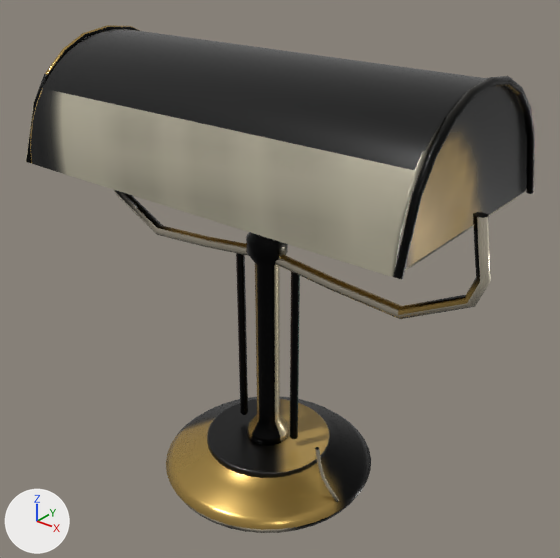
Before and after pictures for a commit that changed the glTF model game/offices/assets/crafted/lamp-06.gltf.
Before and after are seen from a 50 mm lens placed at (0.507, -0.611, 0.653), pointed at (0.01, 0.011, 0.267). The lights are fixed; the arrows at lower left show +X, +Y and +Z. The picture after the commit comes second. Vertices at exactly the same position are counted once.

The first picture shows 'lamp-06'.
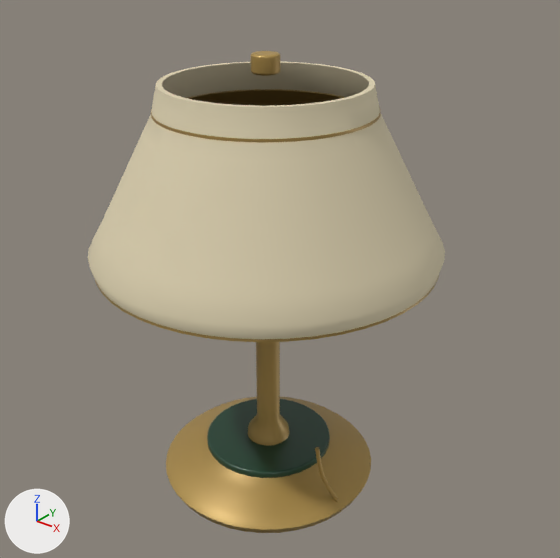
Where the change shows, as pixel boxes [x1, y1, x2, y2] in the pictures (560 x 558 px):
```json
{"object": "lamp-06", "change": "surface changed, reshaped", "before": [25, 25, 535, 533], "after": [88, 51, 445, 533], "on screen": "30% narrower"}
{"part": 1, "of": "me_turned_profile_023", "change": "rebuilt", "before": [30, 29, 527, 276], "after": [88, 62, 445, 339], "on screen": "28% narrower, 12% taller"}
{"part": 2, "of": "me_turned_profile_023", "change": "added", "after": [95, 275, 439, 342], "on screen": "mostly hidden"}
{"part": 3, "of": "me_turned_profile_023", "change": "added", "after": [151, 89, 381, 143]}
{"part": 4, "of": "me_turned_profile_023", "change": "added", "after": [251, 51, 280, 76], "on screen": "brown"}
{"part": 5, "of": "me_turned_profile_023", "change": "deleted", "before": [25, 25, 535, 439]}
{"part": 6, "of": "me_turned_profile_023", "change": "surface changed", "before": [166, 232, 371, 533], "after": [166, 342, 371, 533]}
```

The change, as JSON lines over the scene's bpy script:
```json
{"op": "set", "path": "mat_satin_brass.metallic", "old": "0.72", "new": "0.28"}
{"op": "set", "path": "mat_satin_brass.roughness", "old": "0.27", "new": "0.44"}
{"op": "add", "block": "mat_woven_warm_shade_5", "code": ["mat_woven_warm_shade_5 = principled_material('Woven warm shade 5')", "mat_woven_warm_shade_5.texture = img_desk_baked_color_ao", "mat_woven_warm_shade_5.roughness = 0.8"]}
{"block": "me_turned_profile_023", "where": "# used by ob_lamp_06; location = (0.0, 0.0, 0.0)"}
{"op": "remove", "block": "me_turned_profile_023", "code": "me_turned_profile_023.from_pydata(...)  # 1632 vertices, 3206 faces; spans x -0.262..0.262, y -0.133..0.133, z 0.0..0.524"}
{"op": "add", "block": "me_turned_profile_023", "code": "me_turned_profile_023.from_pydata(...)  # 1824 vertices, 3808 faces; spans x -0.194..0.194, y -0.194..0.194, z 0.0..0.518"}
{"block": "me_turned_profile_023", "change": "me_turned_profile_023 part 1: the loose piece of 200 vertices spanning x -0.235..0.235, y -0.13..0.13, z 0.39..0.52 is rebuilt with 480 vertices and now spans x -0.194..0.194, y -0.194..0.194, z 0.3..0.49, in mat_woven_warm_shade_5 (picture img_desk_baked_color_ao)"}
{"block": "me_turned_profile_023", "change": "me_turned_profile_023 part 2: a new loose piece of 192 vertices spanning x -0.19..0.19, y -0.19..0.19, z 0.297..0.303, in mat_satin_brass (picture img_desk_baked_color_ao)"}
{"block": "me_turned_profile_023", "change": "me_turned_profile_023 part 3: a new loose piece of 192 vertices spanning x -0.117..0.117, y -0.117..0.117, z 0.457..0.463, in mat_satin_brass (picture img_desk_baked_color_ao)"}
{"block": "me_turned_profile_023", "change": "me_turned_profile_023 part 4: a new loose piece of 192 vertices spanning x -0.015..0.015, y -0.015..0.015, z 0.498..0.518, in mat_satin_brass (picture img_desk_baked_color_ao)"}
{"block": "me_turned_profile_023", "change": "me_turned_profile_023 part 5: 6 loose pieces with 664 vertices, spanning x -0.262..0.262, y -0.133..0.133, z 0.065..0.524, are deleted"}
{"block": "me_turned_profile_023", "change": "me_turned_profile_023 part 6: 1520 kept faces spanning x -0.13..0.13, y -0.13..0.13, z 0.0..0.36 get new texture (UV) coordinates"}
{"op": "remove", "block": "me_turned_profile_023", "code": "me_turned_profile_023.materials.append(mat_lamp_fired_enamel_5)  # picture img_desk_baked_color_ao"}
{"op": "remove", "block": "me_turned_profile_023", "code": "me_turned_profile_023.materials.append(mat_warm_ivory_keys)  # picture img_desk_baked_color_ao"}
{"op": "add", "block": "me_turned_profile_023", "code": "me_turned_profile_023.materials.append(mat_woven_warm_shade_5)  # picture img_desk_baked_color_ao"}
```
